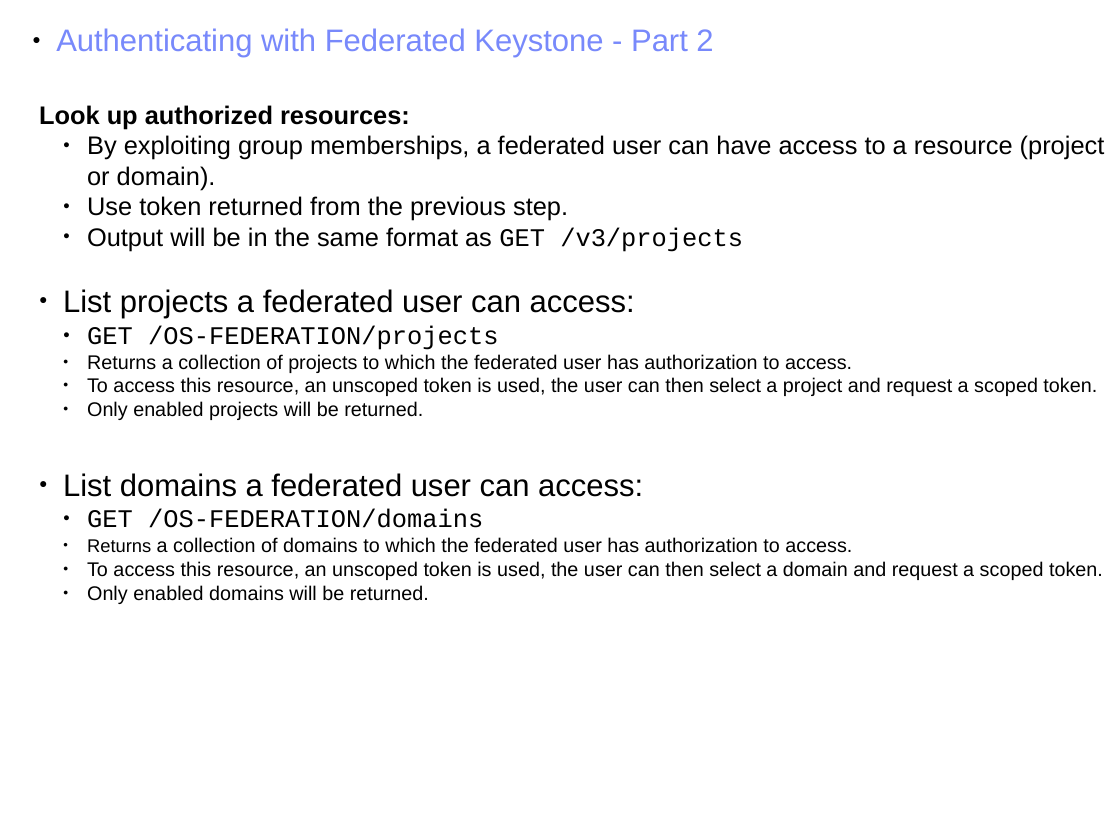
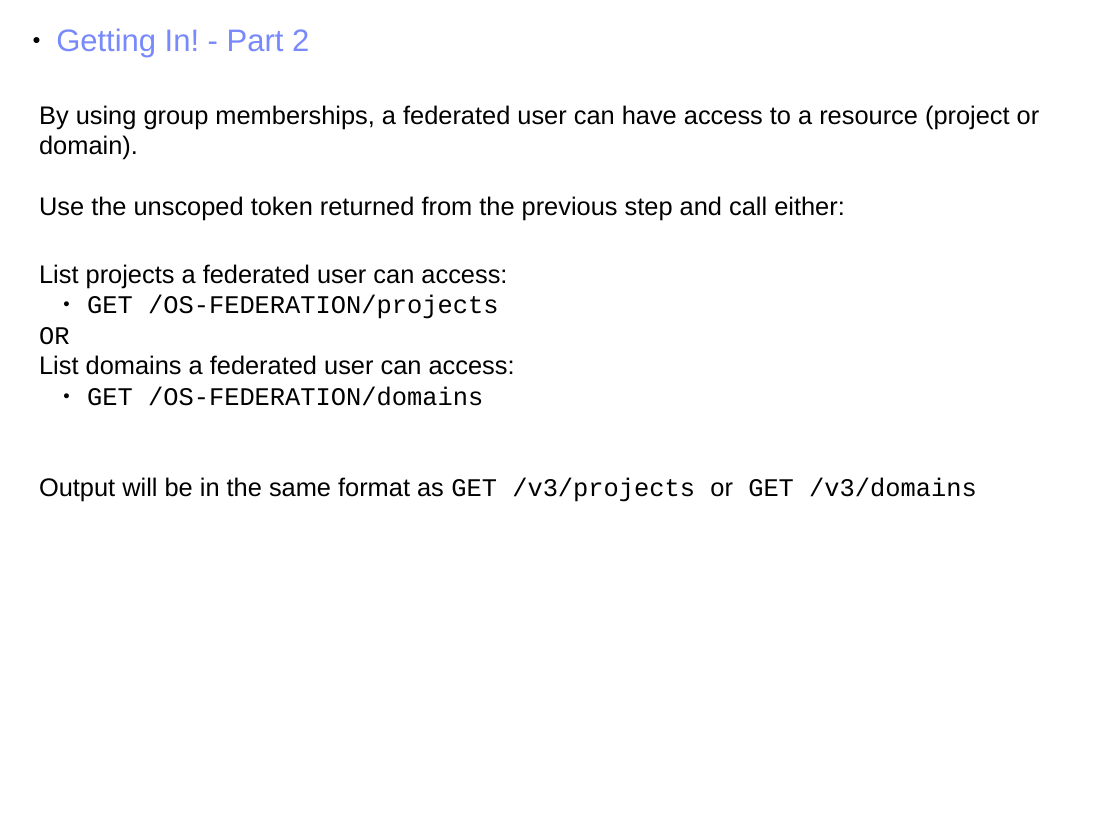
Before and after one commit to joesavak/OpenStackFederation, a slide deck: slide 23 of os-federation.odp. Drawn at 1120x840 pixels with LibreOffice and Linux fonts; fonts in the diff are those of the drawing. Boxes give left, top, right and bottom in pixels: in the first picture for what was removed or moved away, otherwise in the second. Text is boxed around its words. In the diff, an @@ line names an element or a change of style, - is before the commit and + after.

```diff
--- a/os-federation.odp
+++ b/os-federation.odp
@@ text at (56, 28, 309, 58): text changed @@
-● Authenticating with Federated Keystone - Part 2
+● Getting In! - Part 2
@@ text at (39, 105, 1040, 221): text changed @@
-Look up authorized resources:
-  ● By exploiting group memberships, a federated user can have access to a resource (project or domain).
-  ● Use token returned from the previous step.
-  ● Output will be in the same format as GET /v3/projects
+By using group memberships, a federated user can have access to a resource (project or domain).
+Use the unscoped token returned from the previous step and call either:
@@ text at (39, 264, 515, 375): size 22 to 18 pt in "List projects a federated user can access:", "List domains a federated user can access:"; bullet ● to none @@
@@ text at (39, 327, 69, 345): text changed; size 14 to 18 pt; font Arial to Courier New @@
-  ● Returns a collection of projects to which the federated user has authorization to access.
-  ● To access this resource, an unscoped token is used, the user can then select a project and request a scoped token.
-  ● Only enabled projects will be returned.
+OR
@@ text at (39, 477, 977, 502): text changed; size 14 to 18 pt @@
-  ● Returns a collection of domains to which the federated user has authorization to access.
-  ● To access this resource, an unscoped token is used, the user can then select a domain and request a scoped token.
-  ● Only enabled domains will be returned.
+Output will be in the same format as GET /v3/projects or GET /v3/domains
```
Also in this commit, not shown: 7 other slides changed.
